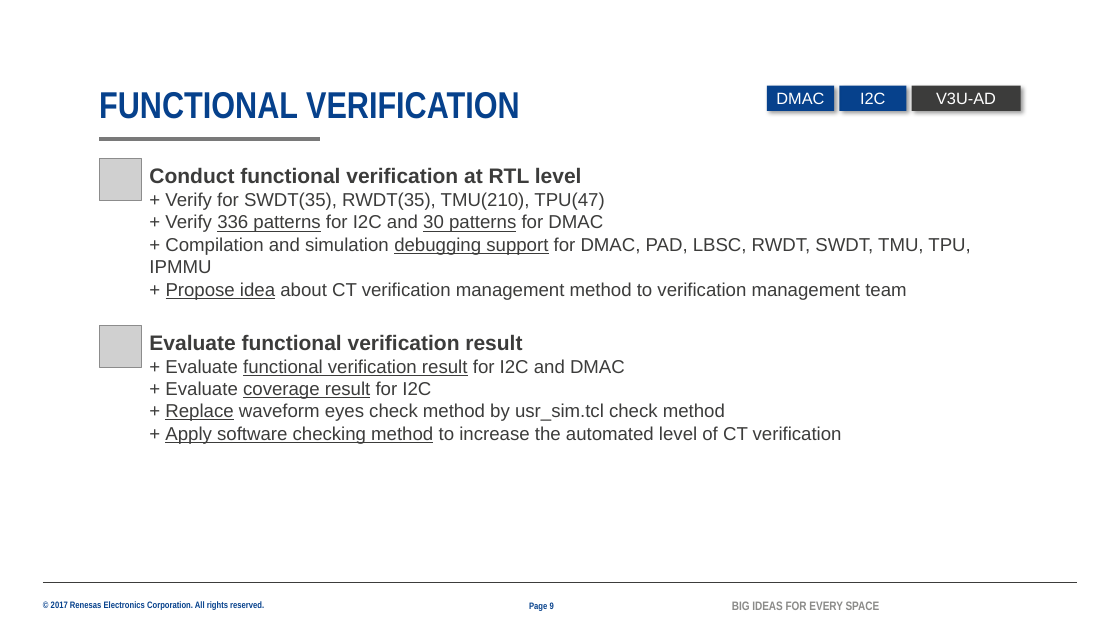
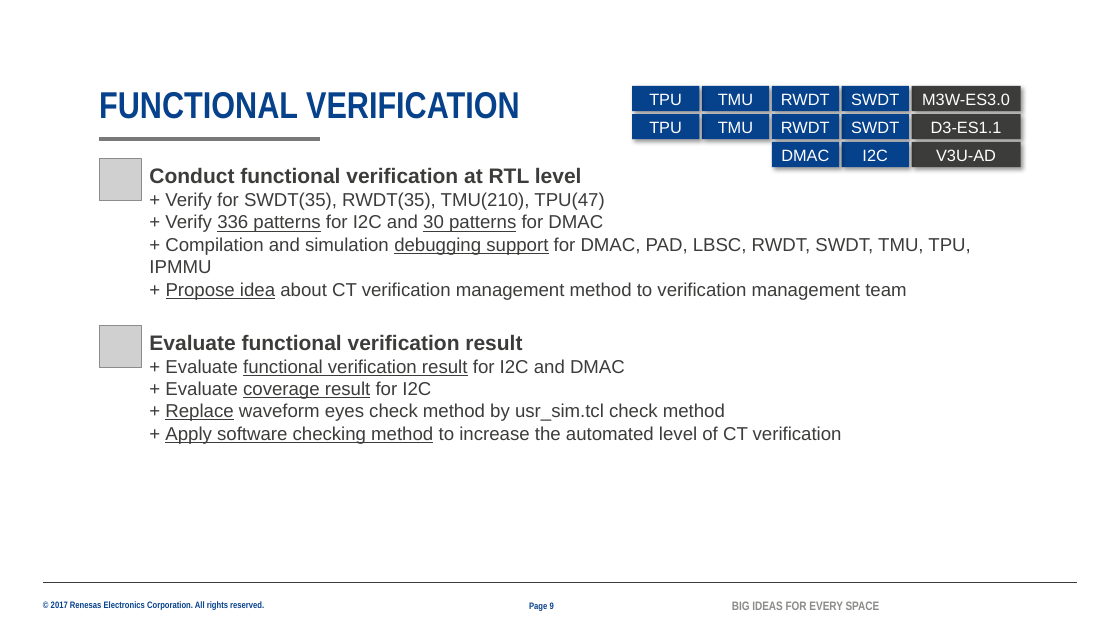
Before and after one commit to lesyhau/bridge, a slide deck: slide 9 of 2082_HauSyLe_PER_MentorMentee_26G.pptx. Drawn at 1120x630 pixels with LibreOffice and Linux fonts; fonts in the diff are those of the drawing; grey boxes stand for pictures; background and template pictures are left out. Boxes give left, top, right and bottom in pixels: in the first picture for what was removed or moved away, otherwise in the second. Text is boxed around its words. In the diff, an @@ line names an element or a change of style, - is before the commit and + after.

```diff
--- a/2082_HauSyLe_PER_MentorMentee_26G.pptx
+++ b/2082_HauSyLe_PER_MentorMentee_26G.pptx
@@ rectangle added at [633,86,700,111], fill #06418C, 14 pt, text #FFFFFF @@
+TPU
@@ rectangle added at [702,86,770,111], fill #06418C, 14 pt, text #FFFFFF @@
+TMU
@@ rectangle added at [772,86,839,111], fill #06418C, 14 pt, text #FFFFFF @@
+RWDT
@@ rectangle added at [842,86,909,111], fill #06418C, 14 pt, text #FFFFFF @@
+SWDT
@@ rectangle added at [912,86,1021,111], fill #3C3C3B, 14 pt, text #FFFFFF @@
+M3W-ES3.0
@@ rectangle added at [633,114,700,139], fill #06418C, 14 pt, text #FFFFFF @@
+TPU
@@ rectangle added at [702,114,770,139], fill #06418C, 14 pt, text #FFFFFF @@
+TMU
@@ rectangle added at [772,114,839,139], fill #06418C, 14 pt, text #FFFFFF @@
+RWDT
@@ rectangle added at [842,114,909,139], fill #06418C, 14 pt, text #FFFFFF @@
+SWDT
@@ rectangle added at [912,114,1021,139], fill #3C3C3B, 14 pt, text #FFFFFF @@
+D3-ES1.1
@@ rectangle "DMAC": place and size @@
-rectangle "DMAC" at [767,86,834,111]
+rectangle "DMAC" at [772,142,839,167]
@@ rectangle "I2C": place and size @@
-rectangle "I2C" at [839,86,907,111]
+rectangle "I2C" at [842,142,909,167]
@@ rectangle "V3U-AD": place and size @@
-rectangle "V3U-AD" at [912,86,1021,111]
+rectangle "V3U-AD" at [912,142,1021,167]
```
Also in this commit, not shown: 6 other slides changed, 1 slide added.
